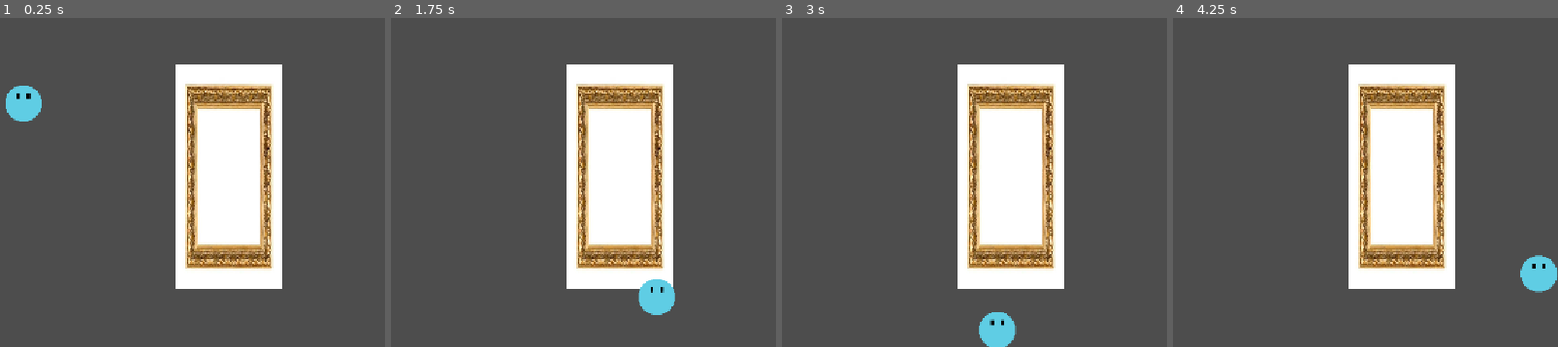
Above: before the commit, frames 1-4 (left to right).
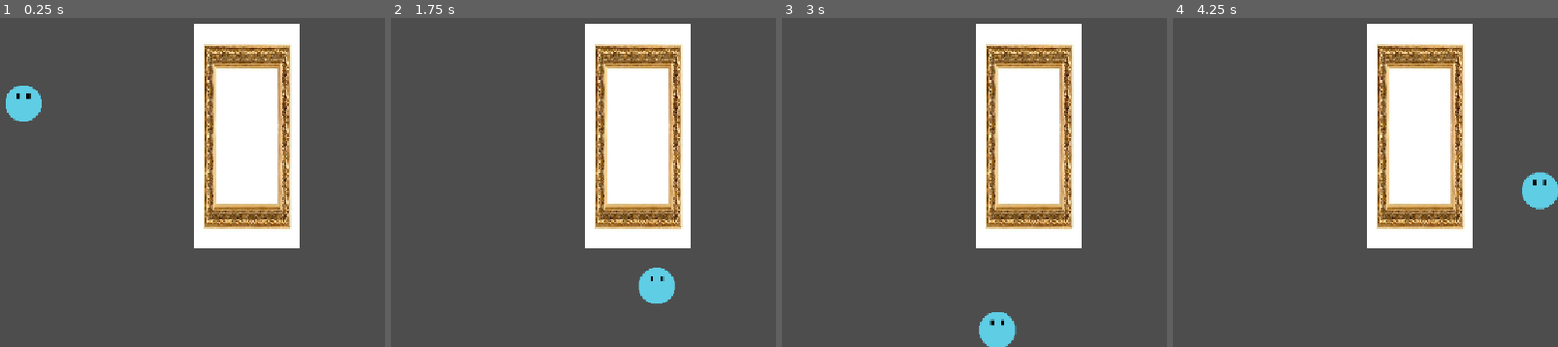
Above: after the commit, the same moments.

Repository: PolyRedd/shiny-fiesta
Game: Godot game, scene res://Scenes/node_2d.tscn
Two runs of this game, one before a commit and one after it. Both use one fixed random seed, a clock stepped at 60 frames per second and the inputs below.
Inputs:
- Up to frame 1 (0.25 s): no input
- Up to frame 2 (1.75 s): tap Enter (ui_accept) at 0.5, 0.77, 1.52 s; hold Right (ui_right) from 0.53 s (still down)
- Up to frame 3 (3 s): release Right (ui_right) at 2.03 s; hold Left (ui_left) 2.03-2.78 s; hold Right (ui_right) from 2.78 s (still down)
- Up to frame 4 (4.25 s): keep holding Right (ui_right); tap Enter (ui_accept) at 3.02, 3.77 s

The runs differ from the first frame. In frame 1, 19% of the frame differs, in the area x 45-78%, y 1-83%; in frame 2, 19%; in frame 3, 19%; in frame 4, 21%, in the area x 45-100%, y 1-84%.

Commit message:
halo

Diff:
--- a/Scenes/node_2d.tscn
+++ b/Scenes/node_2d.tscn
@@ -15,7 +15,7 @@
 [node name="Node2D" type="Node2D" unique_id=1125393916]
 
 [node name="StaticBody2D3" parent="." unique_id=1122912586 instance=ExtResource("1_hh5uf")]
-position = Vector2(1460, 540)
+position = Vector2(1487, 480)
 
 [node name="StaticBody2D" type="StaticBody2D" parent="." unique_id=1712987480]
 position = Vector2(529, 521)
--- a/character_body_2d.gd
+++ b/character_body_2d.gd
@@ -8,8 +8,8 @@
 func _physics_process(delta):
 	# Add the gravity.
 	if not is_on_floor():
-		if is_on_wall() and Input.is_action_pressed("ui_up"):
-			velocity += get_gravity() * delta * 0.3
+		if is_on_wall():
+			velocity += get_gravity() * delta * 0.1
 		else:
 			velocity += get_gravity() * delta
 
